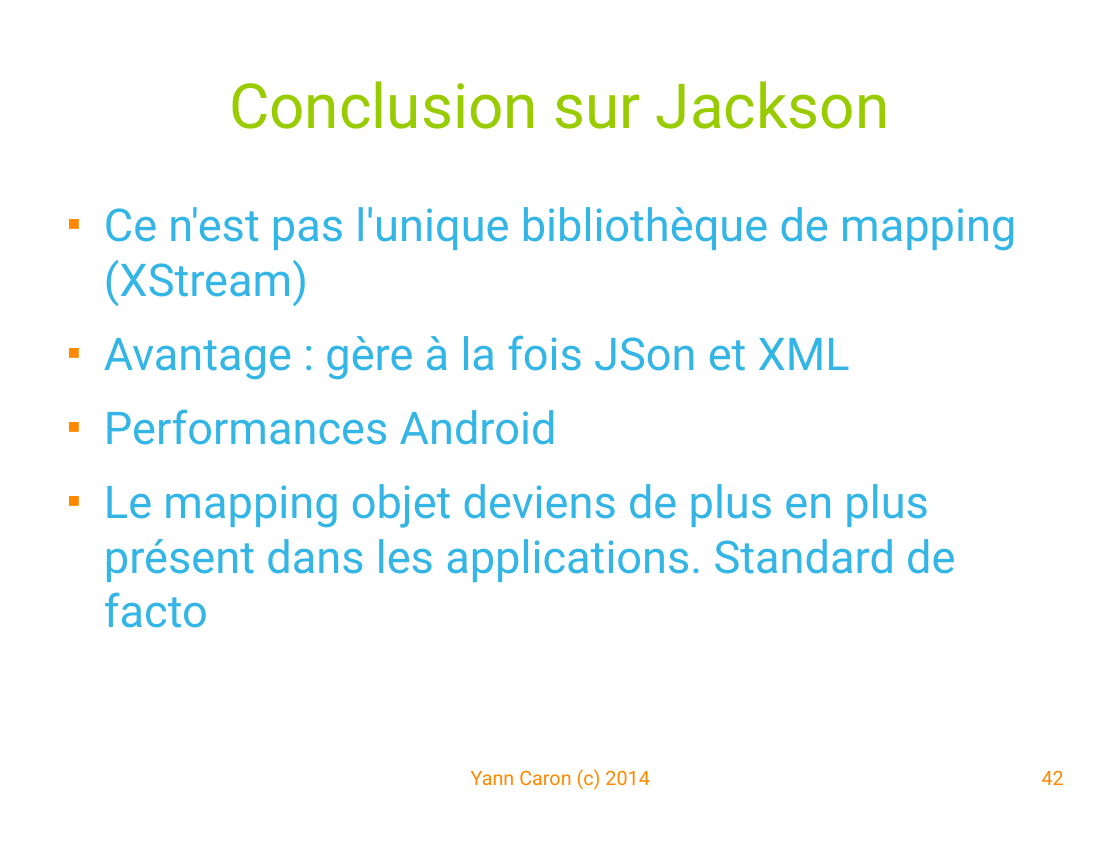
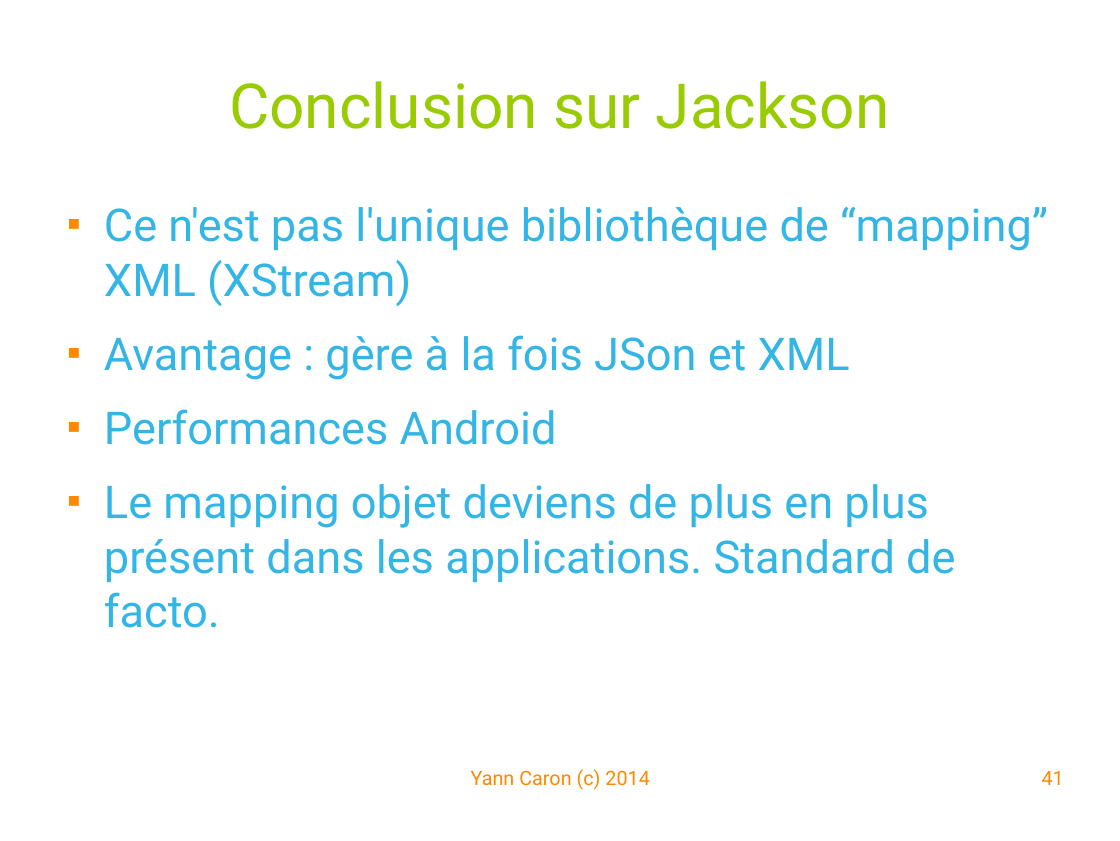
Before and after one commit to YannCaron/Android-ENSG, a slide deck: slide 41 of 09 - WebServices.odp (slide 42 before the commit). Drawn at 1120x841 pixels with LibreOffice and Linux fonts; fonts in the diff are those of the drawing; background and template pictures are left out. Boxes give left, top, right and bottom in pixels: in the first picture for what was removed or moved away, otherwise in the second. Text is boxed around its words. In the diff, an @@ line names an element or a change of style, - is before the commit and + after.

```diff
--- a/09 - WebServices.odp
+++ b/09 - WebServices.odp
@@ text at (104, 207, 1048, 306): text changed @@
-■ Ce n'est pas l'unique bibliothèque de mapping (XStream)
+■ Ce n'est pas l'unique bibliothèque de “mapping” XML (XStream)
@@ text at (104, 484, 955, 628): text changed @@
-■ Le mapping objet deviens de plus en plus présent dans les applications. Standard de facto
+■ Le mapping objet deviens de plus en plus présent dans les applications. Standard de facto.
@@ page number at (1042, 771, 1064, 785): text changed @@
-42
+41
```
Also in this commit, not shown: 15 other slides changed, 1 slide added, 1 slide removed, 1 other file.
